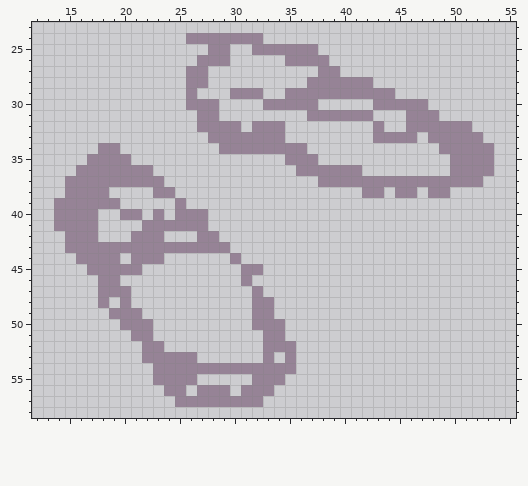
Pixel-art sprite -- resources/templates/shoes.png. The first picture shows the starting point.
The file is 64x64 pixels. Shown: x 12..55, y 23..58.
And afterwards:
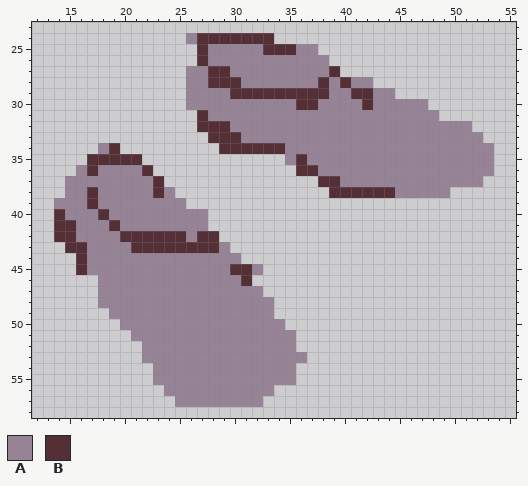
Palette (. is transparent): A #968396  B #552f36
The edit:
y 24: x 27..33 AAAAAA. -> BBBBBBB
y 25: x 27 . -> B; x 30..31 .. -> AA; x 33..35 AAA -> BBB
y 26: x 27 A -> B; x 30..34 ..... -> AAAAA
y 27: x 28..37 .......... -> BBAAAAAAAA; x 39 A -> B
y 28: x 28..36 ......... -> BBBAAAAAA; x 38 A -> B; x 40 A -> B
y 29: x 27..38 ...AAA..AAAA -> AAABBBBBBBBB; x 41..42 AA -> BB
y 30: x 29..32 .... -> AAAA; x 36..42 AA..... -> BBAAAAB
y 31: x 27 A -> B; x 29..36 ........ -> AAAAAAAA; x 43..45 ... -> AAA
y 32: x 27..29 AAA -> BBB; x 31 . -> A; x 35..42 ........ -> AAAAAAAA; x 44..45 .. -> AA
y 33: x 28..30 AAA -> BBB; x 35..42 ........ -> AAAAAAAA; x 47 . -> A
y 34: x 19 A -> B; x 29..34 AAAAAA -> BBBBBB; x 37..48 ............ -> AAAAAAAAAAAA
y 35: x 17..21 AAAA. -> BBBBB; x 36 A -> B; x 38..49 ............ -> AAAAAAAAAAAA
y 36: x 17 A -> B; x 22 A -> B; x 36..37 AA -> BB; x 42..49 ........ -> AAAAAAAA
y 37: x 23 A -> B; x 38..39 AA -> BB
y 38: x 17 A -> B; x 19..23 ....A -> AAAAB; x 39..44 ...AA. -> BBBBBB; x 47 . -> A
y 39: x 17 A -> B; x 20..24 ..... -> AAAAA
y 40: x 14 A -> B; x 18..19 .. -> BA; x 22 . -> A; x 24 . -> A
y 41: x 14..15 AA -> BB; x 18..21 .... -> ABAA
y 42: x 14..15 .A -> BB; x 18..28 ...AAA...AA -> AABBBBBBABB
y 43: x 15..16 AA -> BB; x 21..28 AAAAAAAA -> BBBBBBBB
y 44: x 16 A -> B; x 20 . -> A; x 24..29 ...... -> AAAAAA
y 45: x 16 . -> B; x 22..31 .........A -> AAAAAAAABB
y 46: x 20..31 ...........A -> AAAAAAAAAAAB
y 47: x 21..31 ........... -> AAAAAAAAAAA
y 48: x 19 . -> A; x 21..31 ........... -> AAAAAAAAAAA
y 49: x 22..31 .......... -> AAAAAAAAAA
y 50: x 23..31 ......... -> AAAAAAAAA
y 51: x 23..32 .......... -> AAAAAAAAAA; x 35 . -> A
y 52: x 24..32 ......... -> AAAAAAAAA
y 53: x 27..32 ...... -> AAAAAA; x 34 . -> A; x 36 . -> A
y 55: x 27..31 ..... -> AAAAA; x 35 . -> A
y 56: x 26 . -> A; x 30 . -> A
